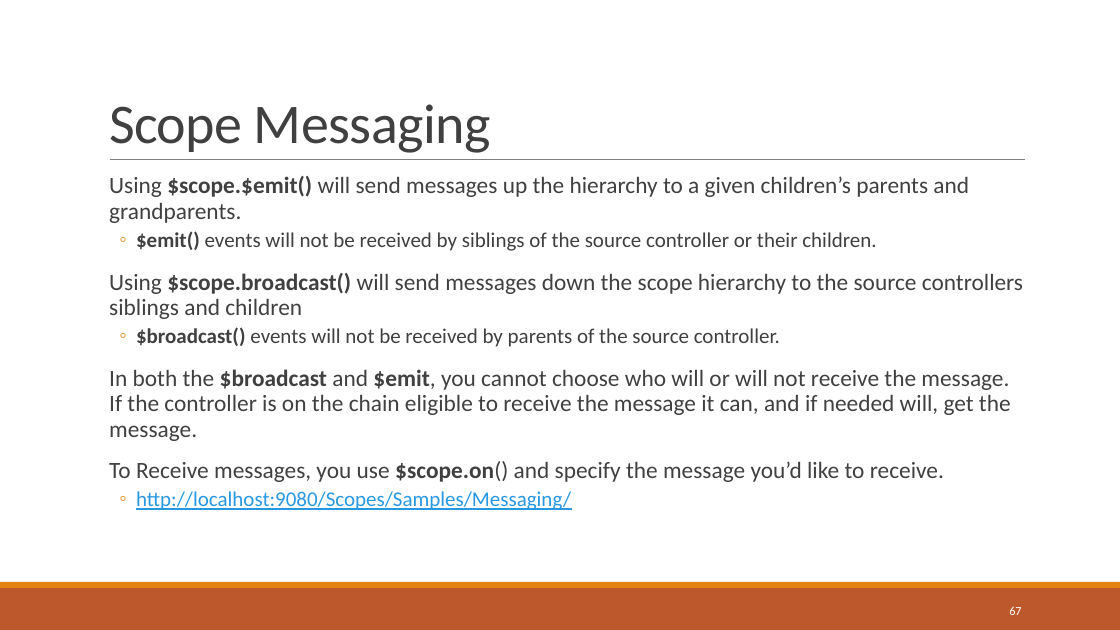
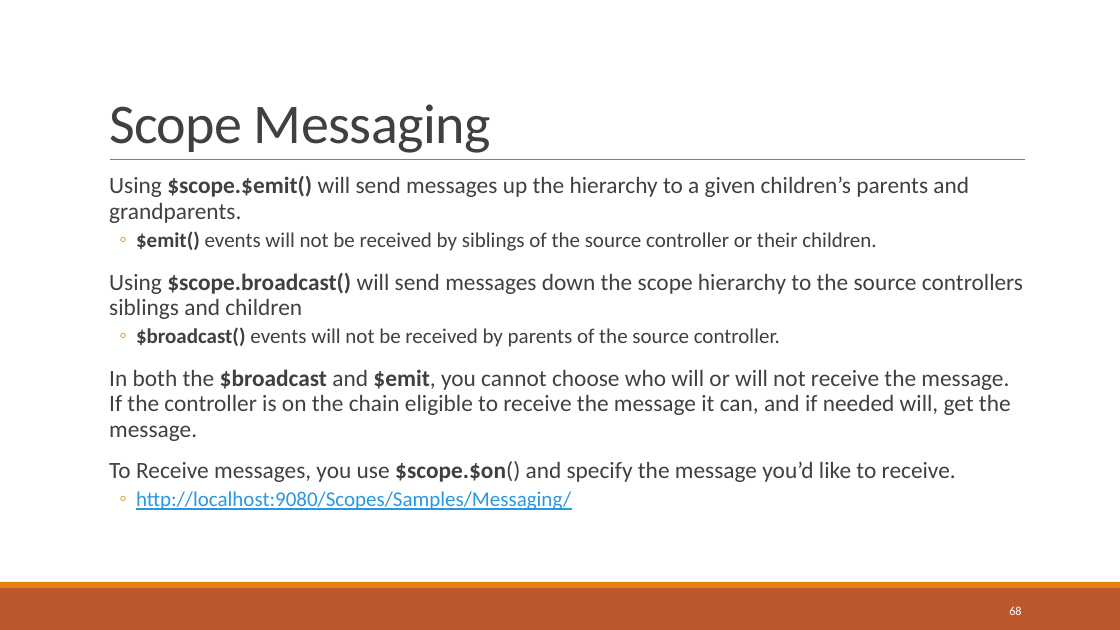
Before and after one commit to sbechtold/angularjs, a slide deck: slide 68 of materials/AngularJS.pptx (slide 67 before the commit). Drawn at 1120x630 pixels with LibreOffice and Linux fonts; fonts in the diff are those of the drawing. Boxes give left, top, right and bottom in pixels: in the first picture for what was removed or moved away, otherwise in the second. Text is boxed around its words. In the diff, an @@ line names an element or a change of style, - is before the commit and + after.

```diff
--- a/materials/AngularJS.pptx
+++ b/materials/AngularJS.pptx
@@ text at box(109, 461, 956, 482): text changed @@
-  To Receive messages, you use $scope.on() and specify the message you’d like to receive.
+  To Receive messages, you use $scope.$on() and specify the message you’d like to receive.
@@ page number at box(1009, 606, 1021, 615): text changed @@
-67
+68
```
Also in this commit, not shown: 11 other slides changed, 12 slides added, 10 slides removed, 16 other files.
